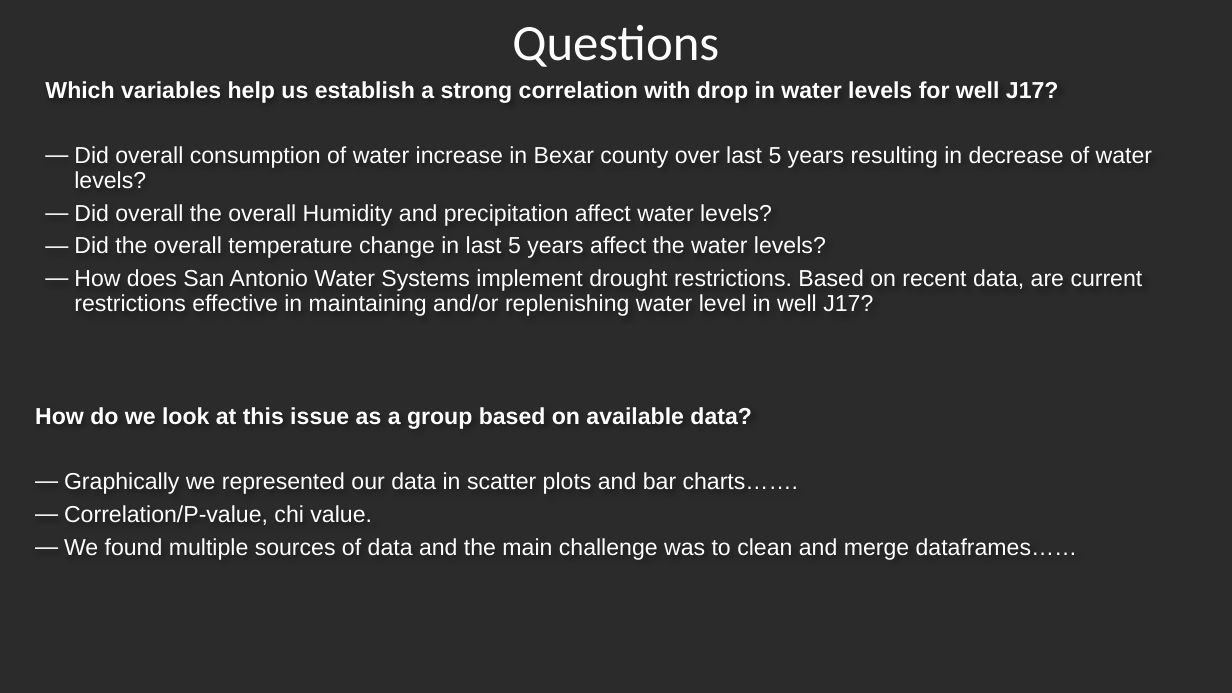
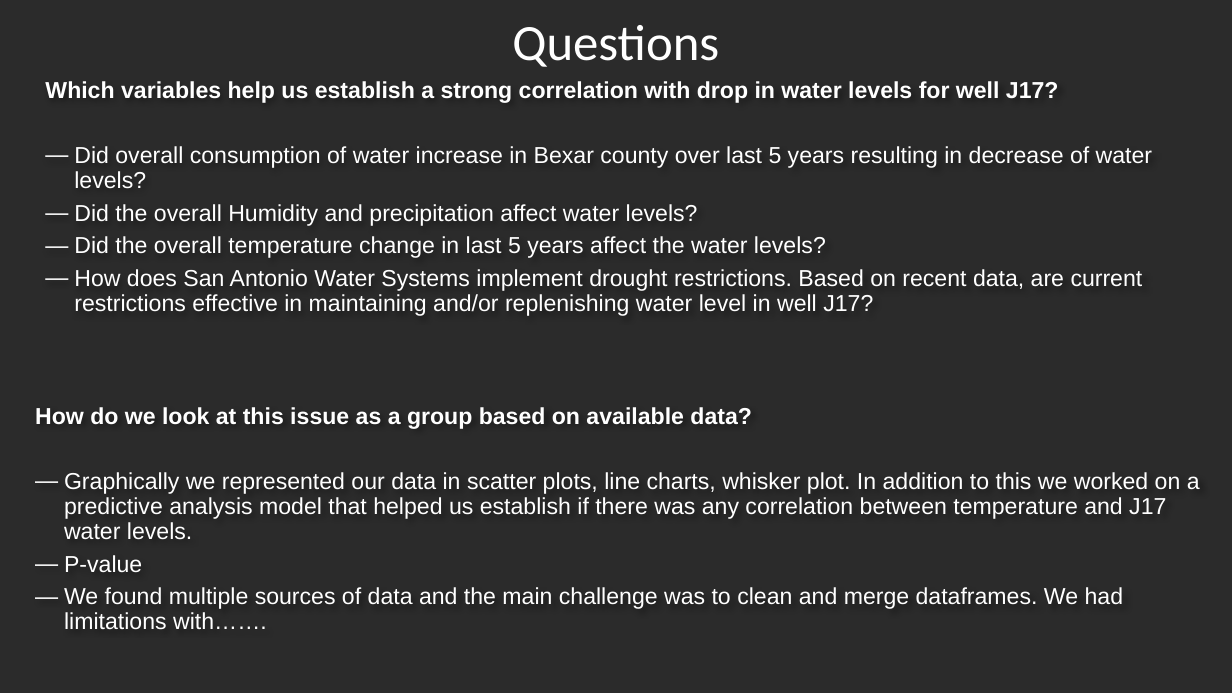
Before and after one commit to Shwetbaba/A-Review-of-the-Effectiveness-of-the-San-Antonio-Water-System-SAWS-Water-Restrictions-Policies, a slide deck: slide 3 of Project1_Final_Presentation_raw_format.pptx. Drawn at 1232x693 pixels with LibreOffice and Linux fonts; fonts in the diff are those of the drawing; background and template pictures are left out; a plain dark background stands for a picture behind light text. Boxes give left, top, right and bottom in pixels: in the first picture for what was removed or moved away, otherwise in the second. Text is boxed around its words. In the diff, an @@ line names an element or a change of style, - is before the commit and + after.

```diff
--- a/Project1_Final_Presentation_raw_format.pptx
+++ b/Project1_Final_Presentation_raw_format.pptx
@@ text at (x1=74, y1=204, x2=698, y2=226): text changed @@
-― Did overall the overall Humidity and precipitation affect water levels?
+― Did the overall Humidity and precipitation affect water levels?
@@ text at (x1=64, y1=472, x2=1200, y2=630): text changed @@
-― Graphically we represented our data in scatter plots and bar charts…….
-― Correlation/P-value, chi value.
-― We found multiple sources of data and the main challenge was to clean and merge dataframes……
+― Graphically we represented our data in scatter plots, line charts, whisker plot. In addition to this we worked on a predictive analysis model that helped us establish if there was any correlation between temperature and J17 water levels.
+― P-value
+― We found multiple sources of data and the main challenge was to clean and merge dataframes. We had limitations with…….
```
Also in this commit, not shown: 3 other slides changed, 3 slides added, 7 slides removed.
